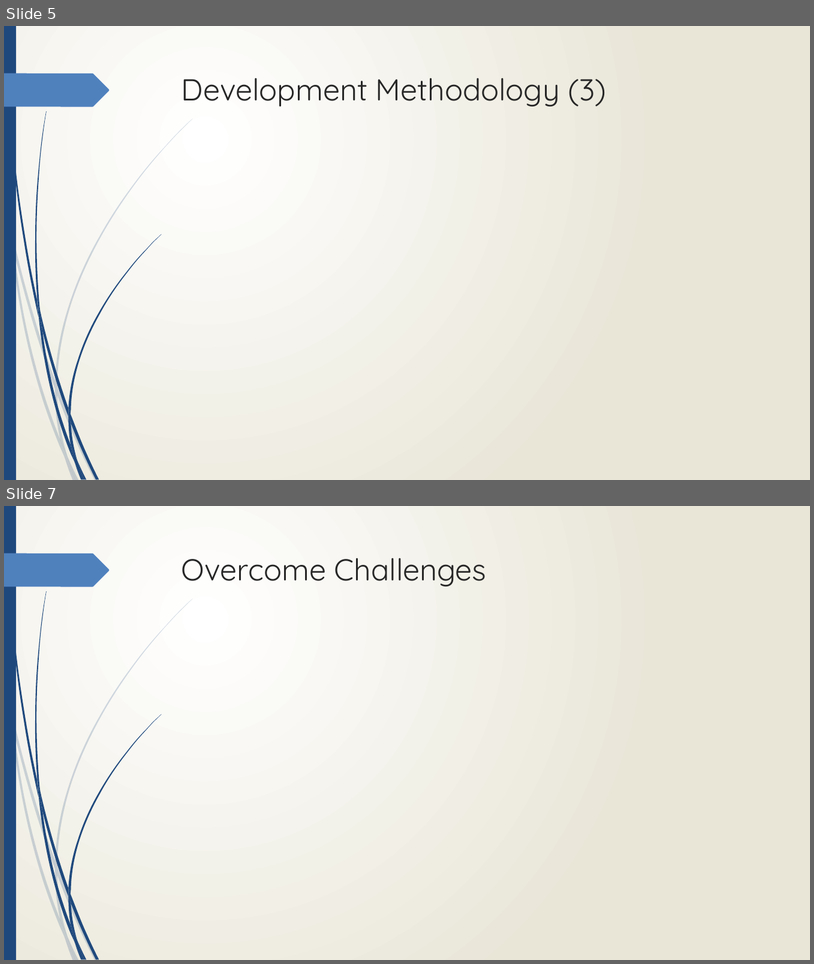
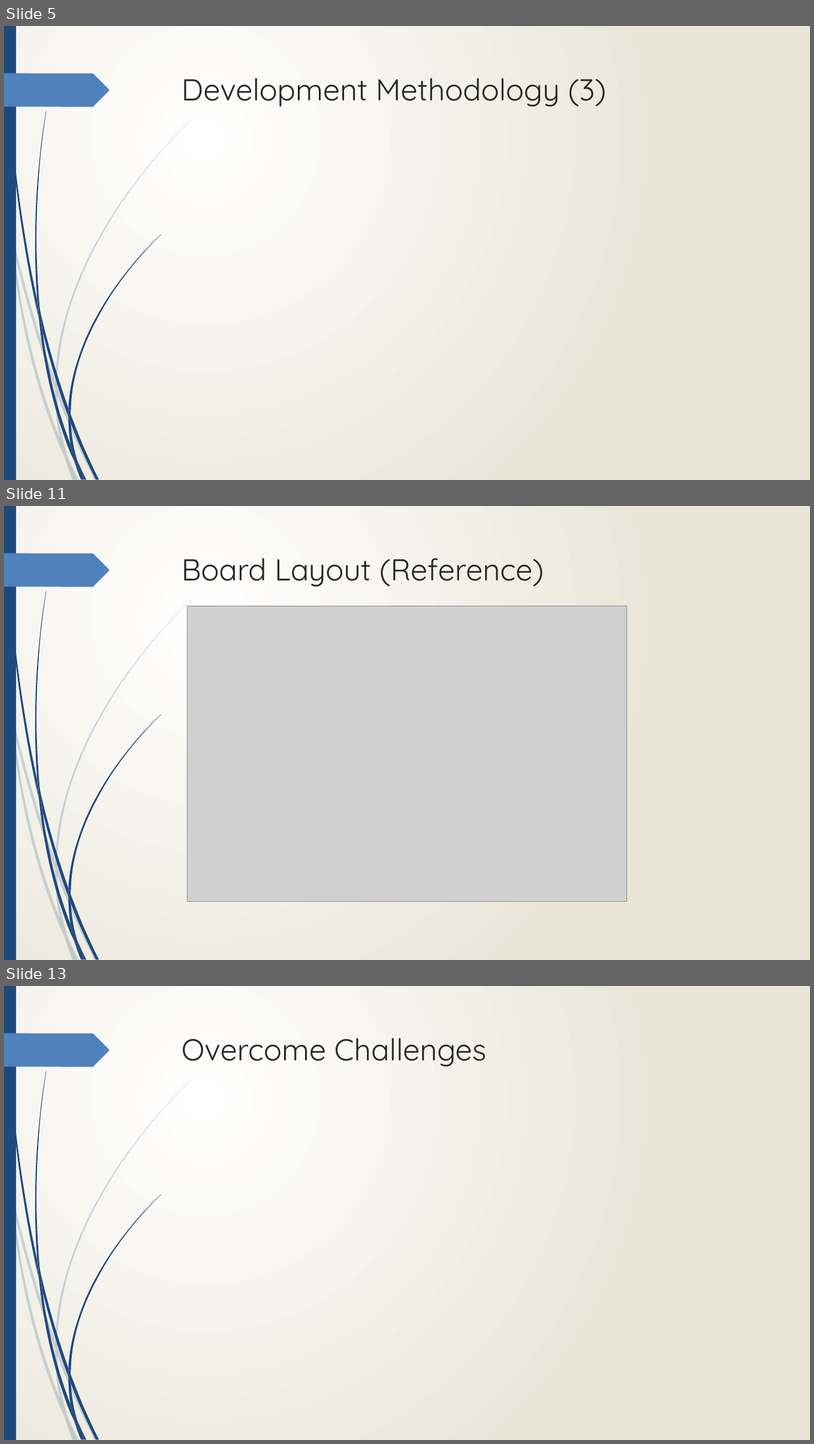
Before and after one commit to Jmr-Work/Pivotal_Presentation, a slide deck: Suppl/Pivotal Presentation - DTECTS.pptx. Shown one above the other, each under a label of ours: slides 5 and 7 before the commit, slides 5, 11 and 13 after it; the slides between them are not shown. The pictures are 814x964 and 814x1444 pixels, drawn with LibreOffice and Linux fonts; fonts in the diff are those of the drawing; grey boxes stand for pictures. Boxes give left, top, right and bottom in pixels: in the first picture for what was removed or moved away, otherwise in the second. Text is boxed around its words. In the diff, an @@ line names an element or a change of style, - is before the commit and + after.

Commit message:
(+)    add images/ and dir layout slide anim

```diff
--- a/Suppl/Pivotal Presentation - DTECTS.pptx
+++ b/Suppl/Pivotal Presentation - DTECTS.pptx
@@ slide 11 added at <box>4,506,810,960</box>, background gradient #FFFFFF to #EAE7D8; not listed: 24 template elements that a slide beside it also shows @@
@@ title added at <box>182,558,544,586</box>, 36 pt, text #262626 @@
+Board Layout (Reference)
@@ picture added at <box>188,606,627,901</box> @@
@@ what was slide 7 is now slide 13 @@
```
Also in this commit, not shown: 2 slides changed, 5 other slides added, 31 other files.
